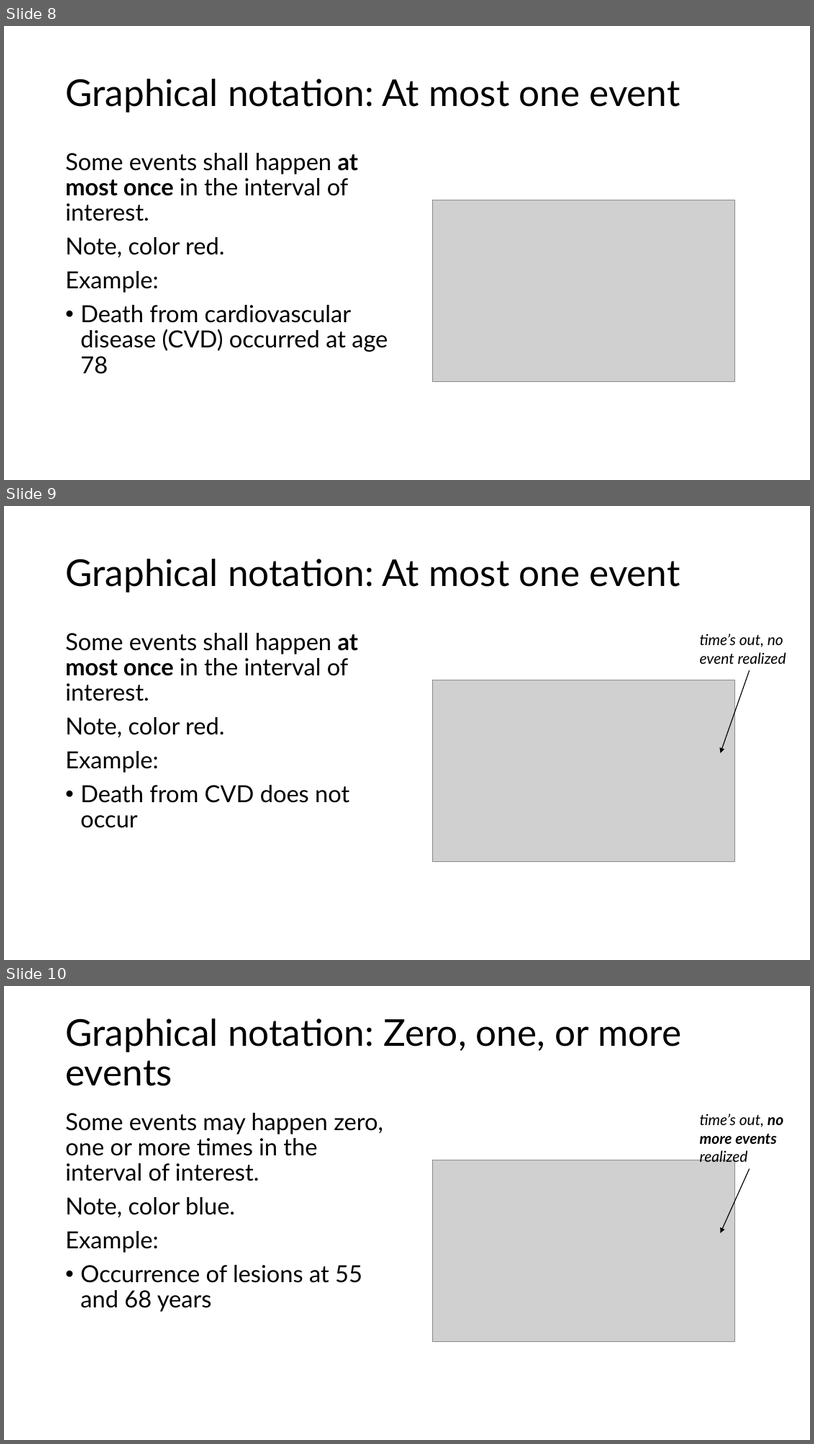
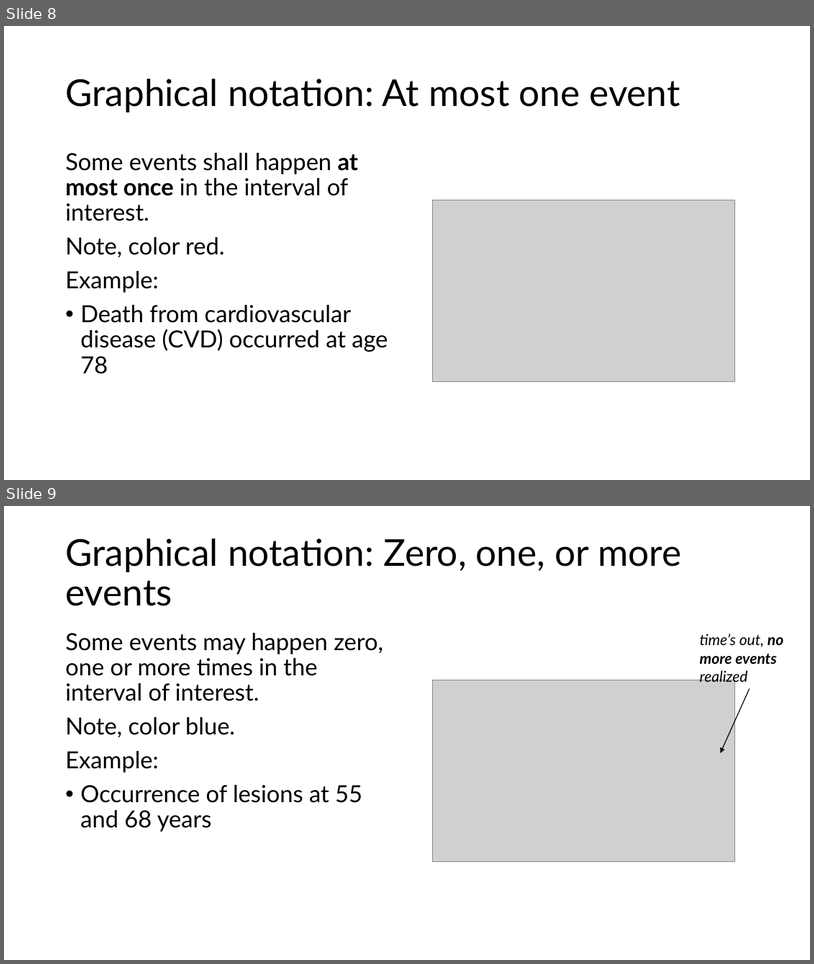
Before and after one commit to ttrikalin/des-R-course, a slide deck: master_files/materials/01_DES.pptx. Shown one above the other, each under a label of ours: slides 8, 9 and 10 before the commit, slides 8 and 9 after it. The pictures are 814x1444 and 814x964 pixels, drawn with LibreOffice and Linux fonts; fonts in the diff are those of the drawing; grey boxes stand for pictures. Boxes give left, top, right and bottom in pixels: in the first picture for what was removed or moved away, otherwise in the second. Text is boxed around its words. In the diff, an @@ line names an element or a change of style, - is before the commit and + after.

```diff
--- a/master_files/materials/01_DES.pptx
+++ b/master_files/materials/01_DES.pptx
@@ slide 9 removed at (4,506,810,960), background #FFFFFF @@
@@ title removed at (65,559,680,592) @@
-Graphical notation: At most one event
@@ text removed at (65,633,358,828) @@
-Some events shall happen at most once in the interval of interest.
-Note, color red.
-Example:
-• Death from CVD does not occur
@@ text removed at (700,633,787,664) @@
-time’s out, no event realized
@@ arrow removed from (750, 671) to (721, 753) @@
@@ picture removed at (432,680,735,862) @@
@@ what was slide 10 is now slide 9 @@
```
Also in this commit, not shown: 5 other files.
